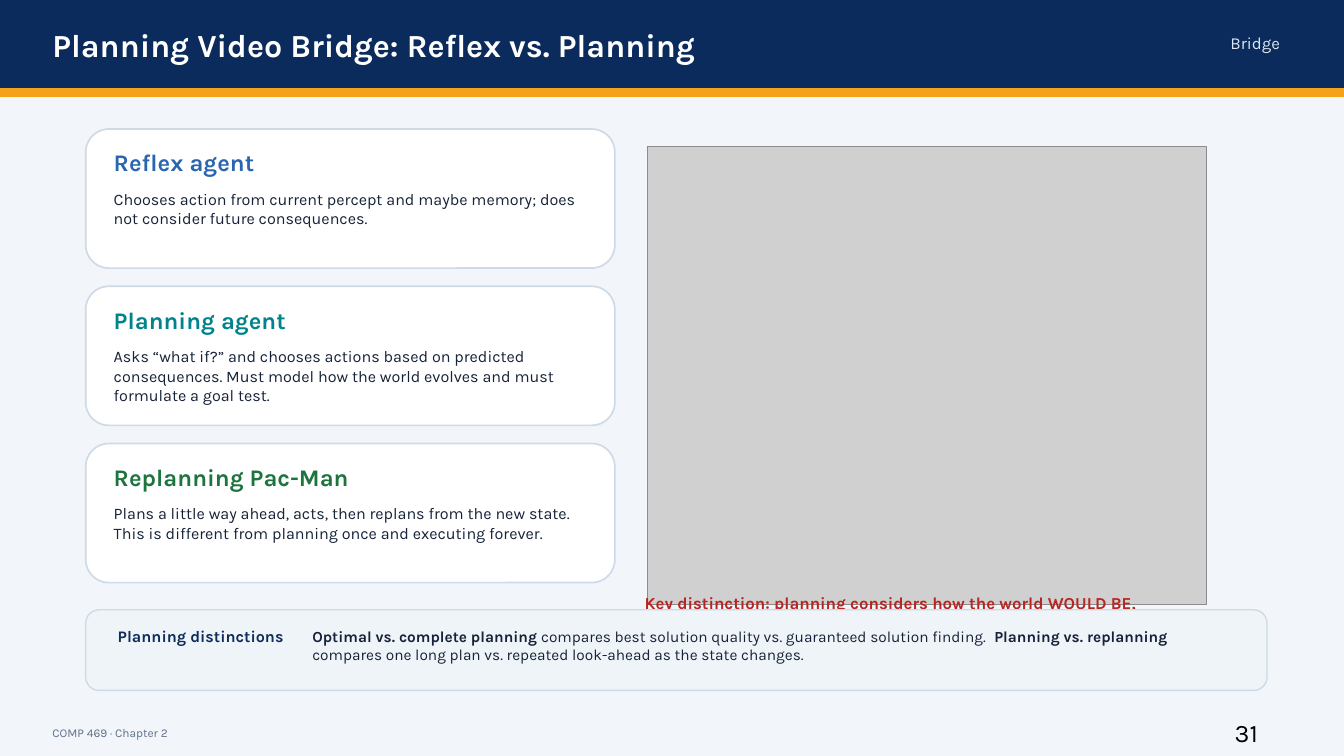
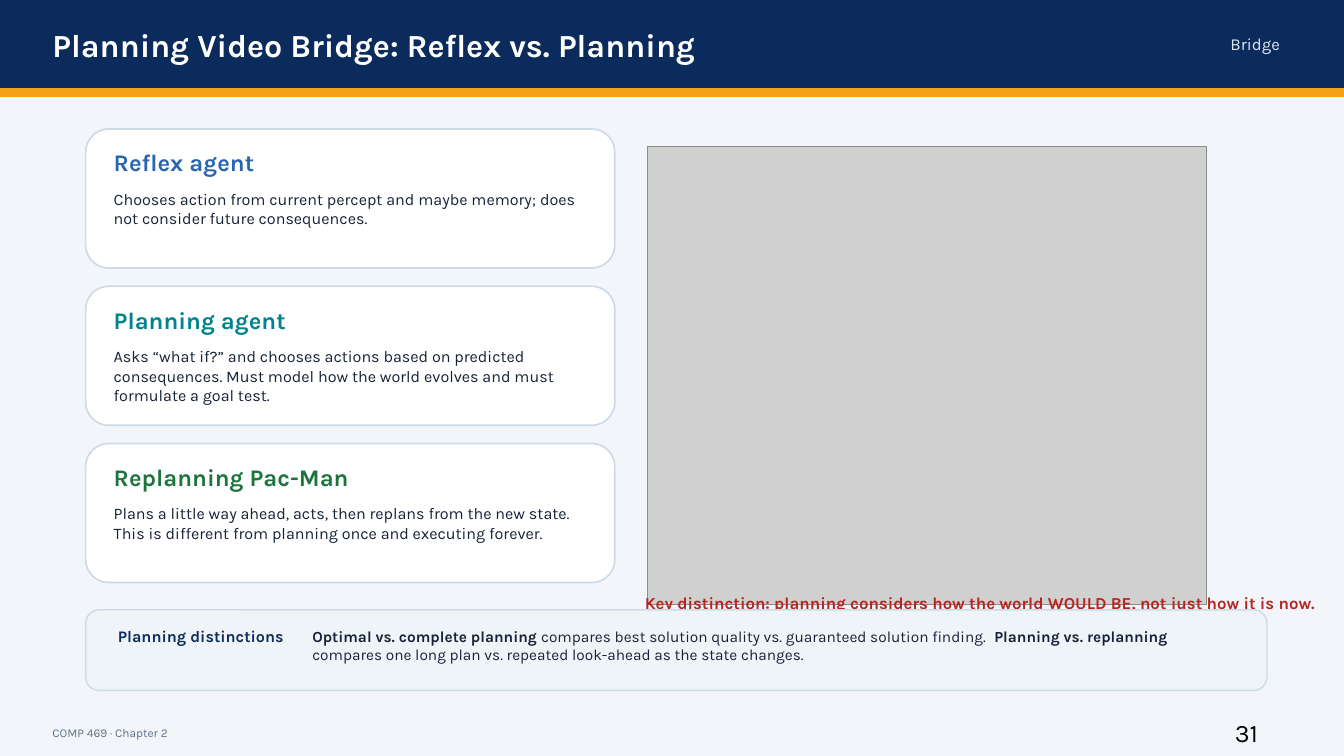
Before and after one commit to DrNatas/Comp_469, a slide deck: slide 35 of Fall 2026/L02 - Intelligent Agents/Chapter 2 - Intelligent Agents.pptx (slide 37 before the commit). Drawn at 1344x756 pixels with LibreOffice and Linux fonts; fonts in the diff are those of the drawing; grey boxes stand for pictures. Boxes give left, top, right and bottom in pixels: in the first picture for what was removed or moved away, otherwise in the second. Text is boxed around its words. In the diff, an @@ line names an element or a change of style, - is before the commit and + after.

```diff
--- a/Fall 2026/L02 - Intelligent Agents/Chapter 2 - Intelligent Agents.pptx
+++ b/Fall 2026/L02 - Intelligent Agents/Chapter 2 - Intelligent Agents.pptx
@@ text "Key distinction: planning considers how ..." rewrapped from [645,594,1136,634] to [645,594,1315,614] @@
@@ proportions changed in 4 elements at [86,129,615,268], [86,286,615,425], [86,444,615,583], [86,610,1267,691] @@
```
Also in this commit, not shown: 11 other slides changed, 2 slides removed, 31 other files.
